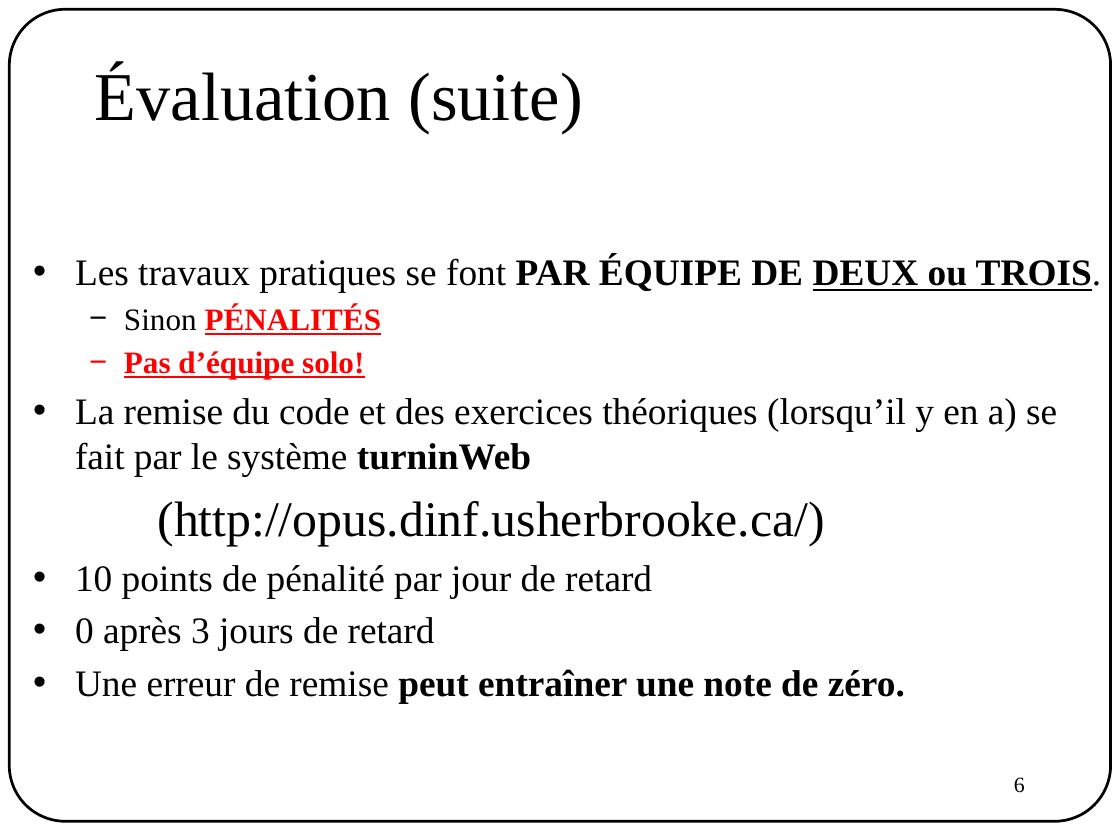
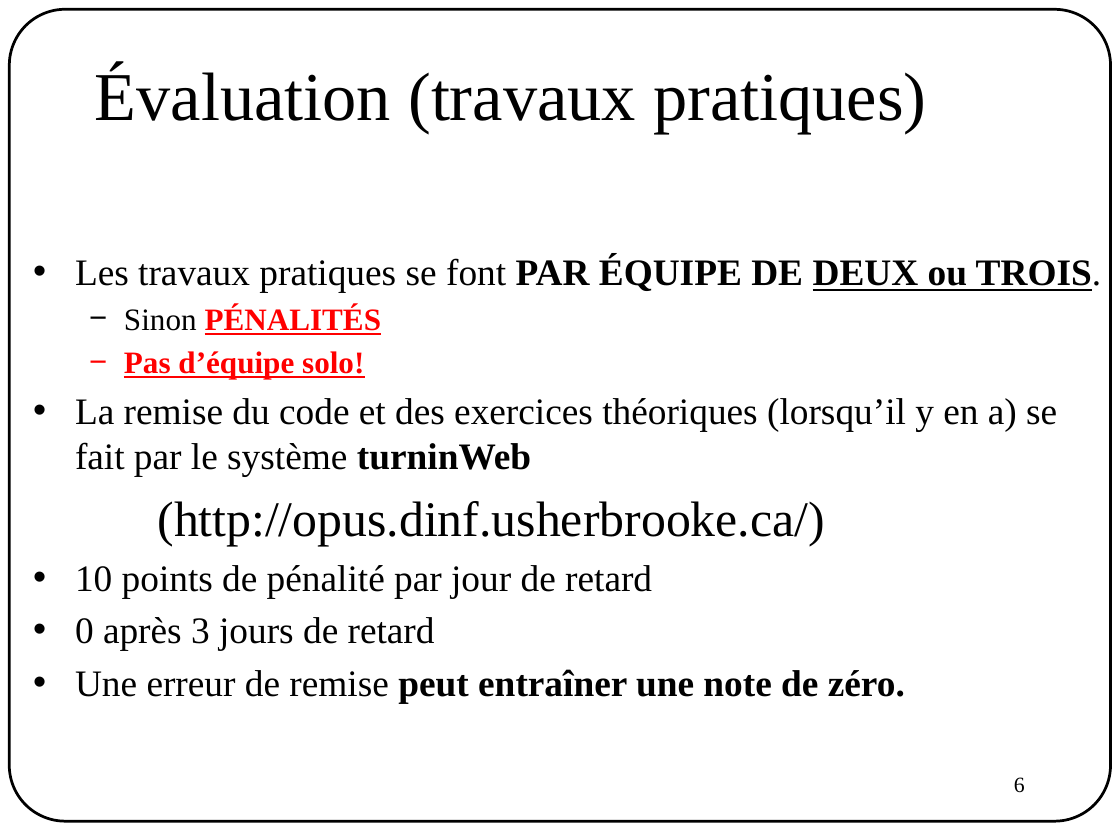
Before and after one commit to AntoineTheb/AntoineTheb.github.io, a slide deck: slide 6 of files/ift780/00_presentation.pptx. Drawn at 1120x840 pixels with LibreOffice and Linux fonts; fonts in the diff are those of the drawing. Boxes give left, top, right and bottom in pixels: in the first picture for what was removed or moved away, otherwise in the second. Text is boxed around its words. In the diff, an @@ line names an element or a change of style, - is before the commit and + after.

```diff
--- a/files/ift780/00_presentation.pptx
+++ b/files/ift780/00_presentation.pptx
@@ text at (95,66,926,133): text changed @@
-Évaluation (suite)
+Évaluation (travaux pratiques)
```
Also in this commit, not shown: 6 other slides changed, 4 other files.
